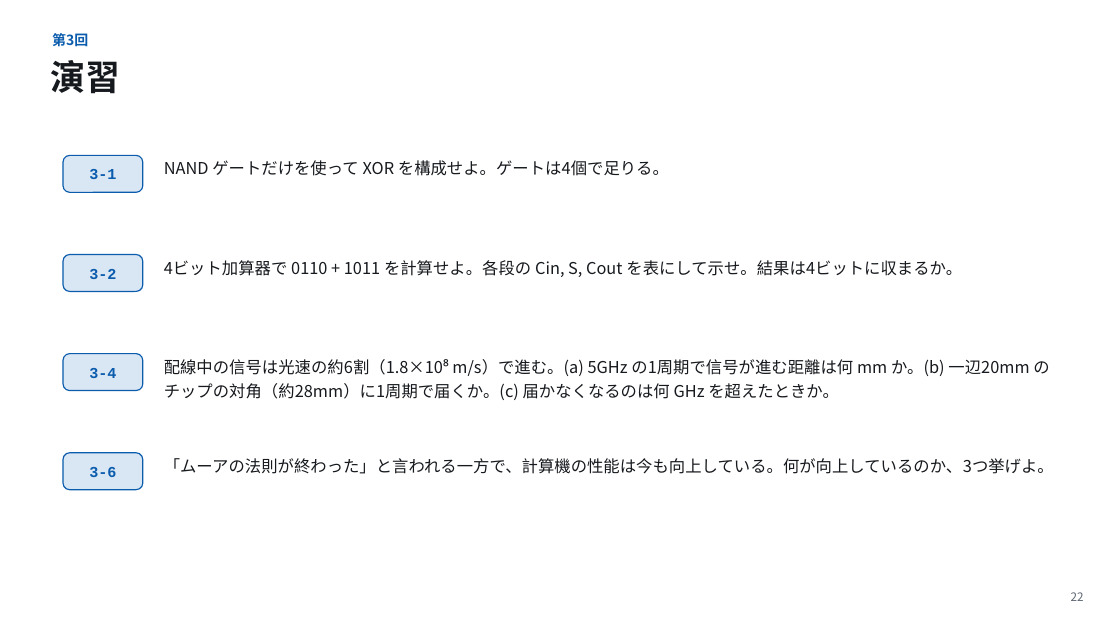
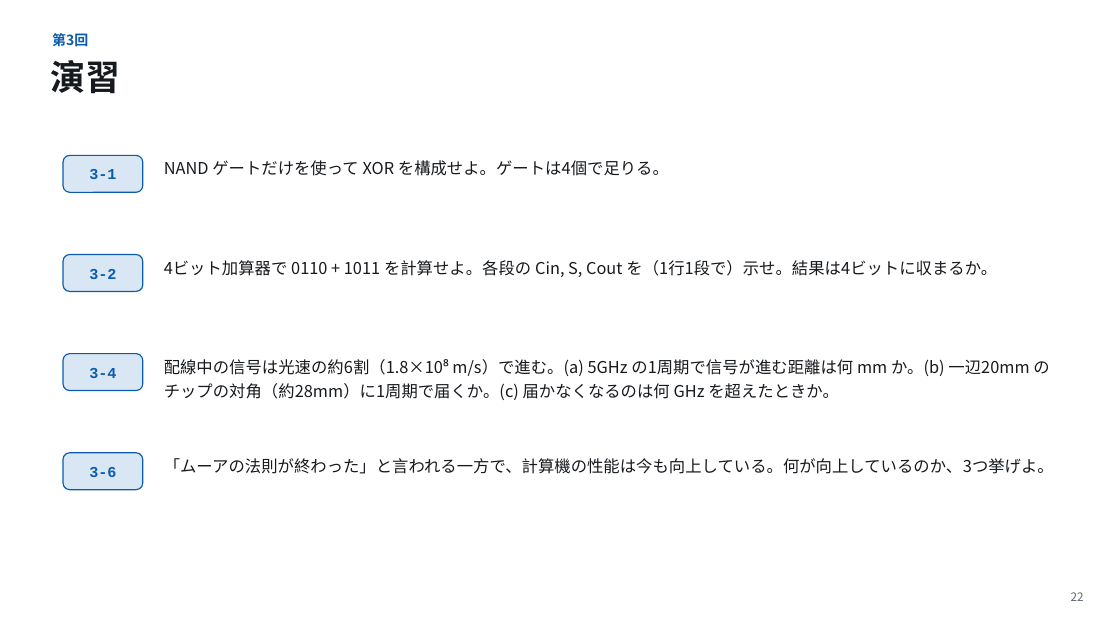
Before and after one commit to koide55/CompOutline, a slide deck: slide 22 of slides/第03回_論理回路からプロセッサへ.pptx. Drawn at 1120x630 pixels with LibreOffice and Linux fonts; fonts in the diff are those of the drawing. Boxes give left, top, right and bottom in pixels: in the first picture for what was removed or moved away, otherwise in the second. Text is boxed around its words. In the diff, an @@ line names an element or a change of style, - is before the commit and + after.

```diff
--- a/slides/第03回_論理回路からプロセッサへ.pptx
+++ b/slides/第03回_論理回路からプロセッサへ.pptx
@@ text at box(164, 260, 997, 277): text changed @@
-4ビット加算器で 0110 + 1011 を計算せよ。各段の Cin, S, Cout を表にして示せ。結果は4ビットに収まるか。
+4ビット加算器で 0110 + 1011 を計算せよ。各段の Cin, S, Cout を（1行1段で）示せ。結果は4ビットに収まるか。
```
Also in this commit, not shown: 30 other files.
